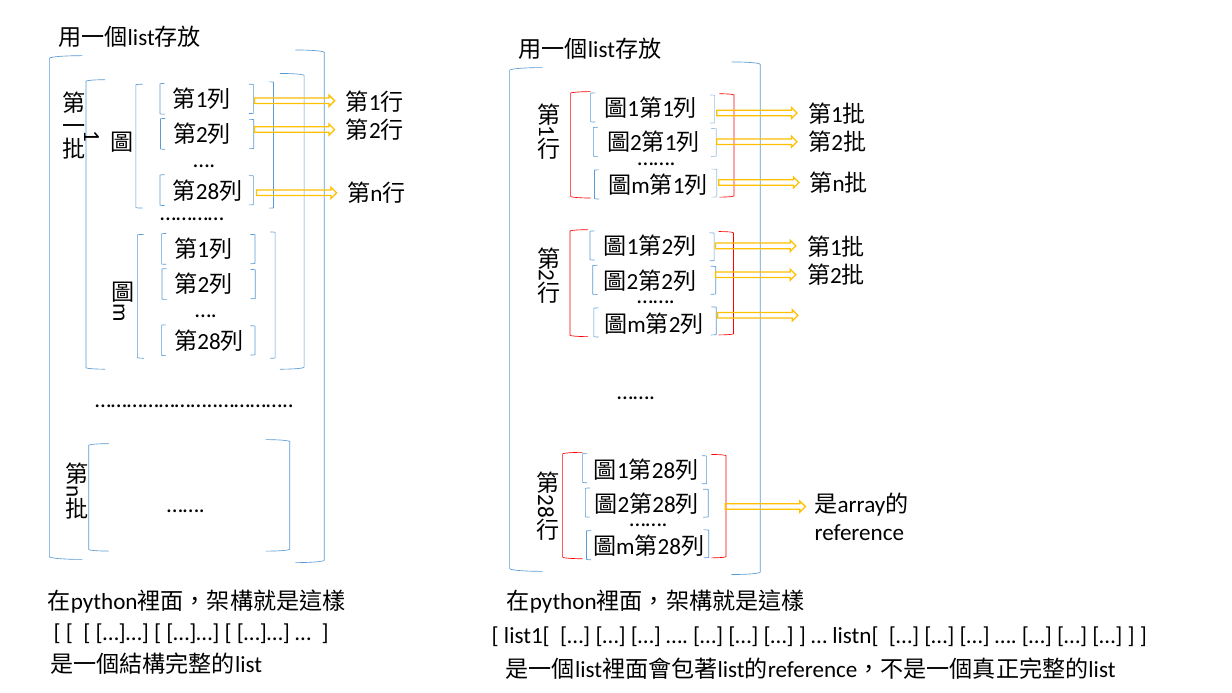
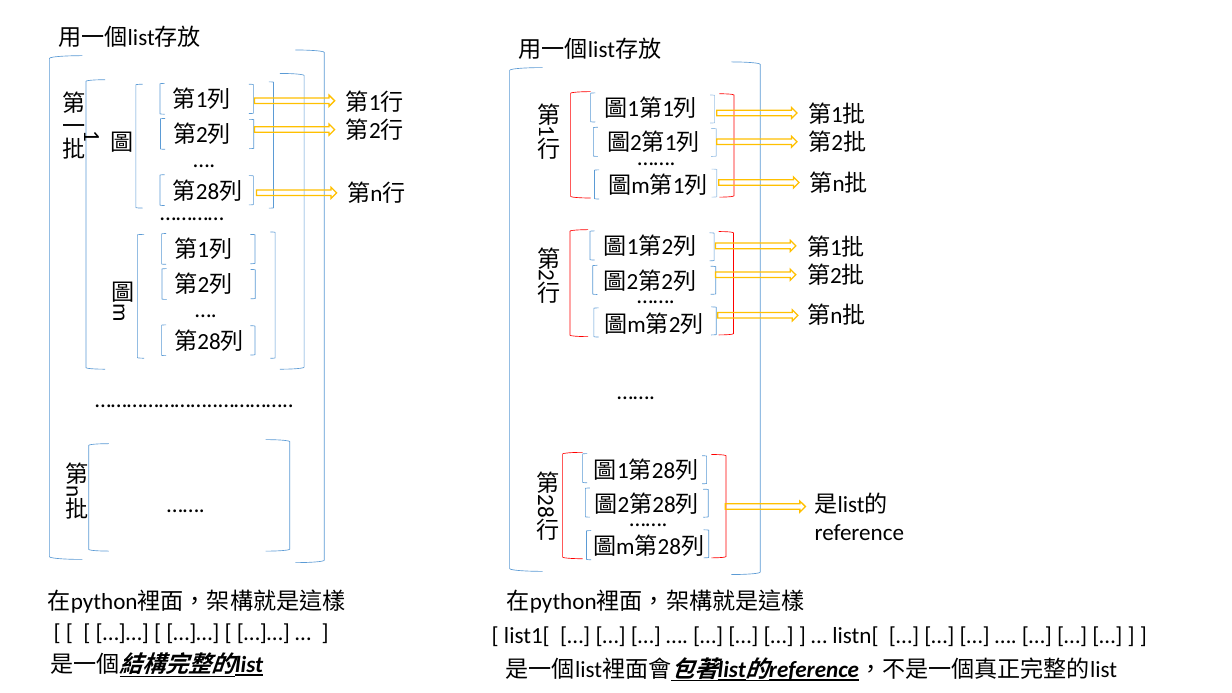
Before and after one commit to markliou/images, a slide deck: slide 2 of hackmd_tensorflow/RNN-unstack.pptx. Drawn at 1232x693 pixels with LibreOffice and Linux fonts; fonts in the diff are those of the drawing. Boxes give left, top, right and bottom in pixels: in the first picture for what was removed or moved away, otherwise in the second. Text is boxed around its words. In the diff, an @@ line names an element or a change of style, - is before the commit and + after.

```diff
--- a/hackmd_tensorflow/RNN-unstack.pptx
+++ b/hackmd_tensorflow/RNN-unstack.pptx
@@ text added at (x1=807, y1=303, x2=865, y2=325), 18 pt, text #000000 @@
+第n批
@@ text at (x1=815, y1=492, x2=888, y2=514): text changed @@
-是array的reference
+是list的reference
@@ text "是一個結構完整的list" at (x1=50, y1=652, x2=263, y2=677): bold on, italic on, underline on in "是一個結構完整的list" @@
@@ text "是一個list裡面會包著list的reference，不是一個真正完整的list" at (x1=506, y1=657, x2=1117, y2=681): bold on, italic on, underline on in "是一個list裡面會包著list的reference，不是一個真正完整的list" @@
```
Also in this commit, not shown: 1 other file.
